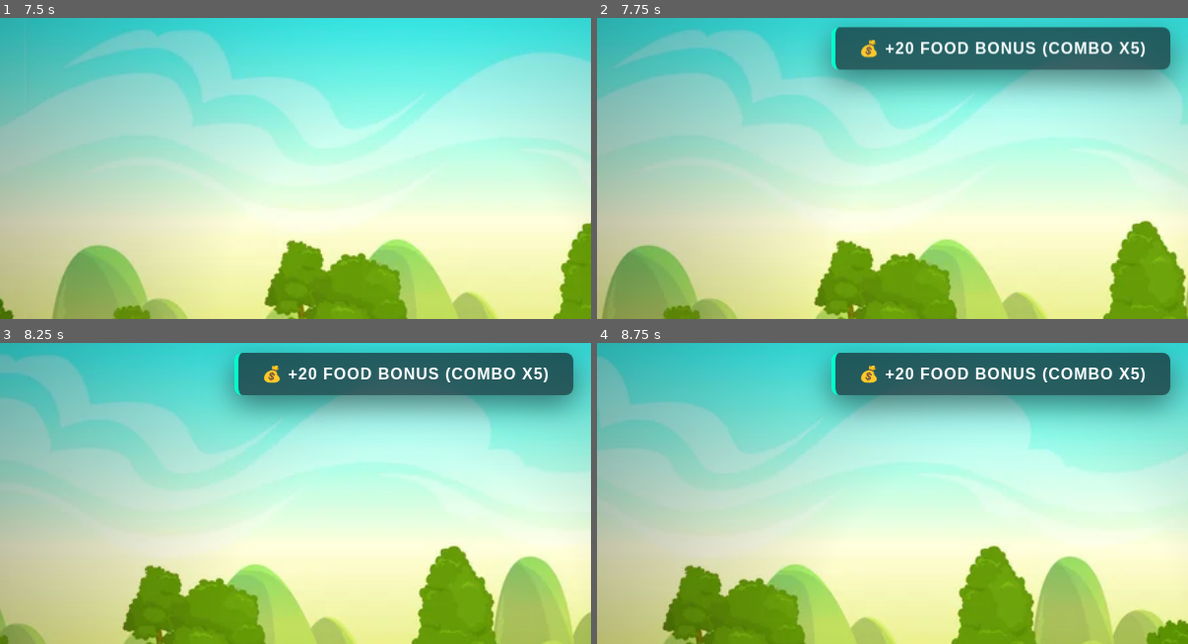
Above: before the commit, frames 1-4 (two rows, left to right).
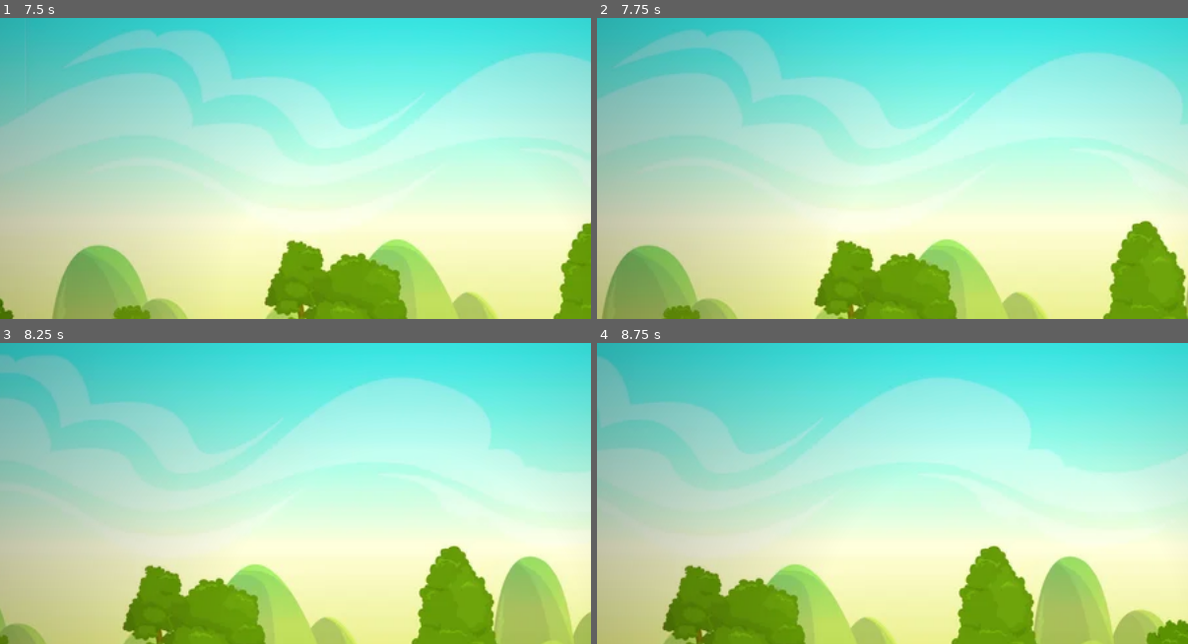
Above: after the commit, the same moments.

Repository: amerika2004/lacoste-runner-v2
Game: browser game, page index.html
Same seed, same stepped clock (60 frames per second), same inputs: the game is played once before the commit and once after it.
Inputs (mouse positions are % of the whole screen's width and height, from its top left):
- Up to frame 1 (7.5 s): click "▶ START ESCAPE" at 0.27 s; hold Right 1.03-1.53 s; click (50, 60) at 1.07 s; tap Space every 0.5 s from 1.1 to 7.1 s; hold Down 1.58-1.85 s; click (30, 40) at 1.67 s; hold Left 1.9-2.47 s; click (70, 35) at 2.27 s; hold Up 2.52-2.82 s; click (65, 70) at 2.87 s; hold Right 2.87-3.53 s; click (25, 75) at 3.47 s; hold Up 3.58-3.82 s; hold Left 3.87-4.3 s; click (50, 30) at 4.07 s; hold Down 4.35-4.68 s; click (80, 55) at 4.67 s; hold Right 4.73-5.23 s; click (20, 50) at 5.27 s; hold Down 5.28-5.55 s; hold Left 5.6-6.17 s; click (40, 84) at 5.87 s; hold Up 6.22-6.52 s; click (60, 16) at 6.47 s; hold Right 6.57-7.23 s; click (50, 60) at 7.07 s; hold Up from 7.28 s (still down)
- Up to frame 2 (7.75 s): release Up at 7.52 s; hold Left from 7.57 s (still down); tap Space at 7.6 s; click (30, 40) at 7.67 s
- Up to frame 3 (8.25 s): release Left at 8 s; hold Down from 8.05 s (still down); tap Space at 8.1 s
- Up to frame 4 (8.75 s): click (70, 35) at 8.27 s; release Down at 8.38 s; hold Right from 8.43 s (still down); tap Space at 8.6 s
The pictures show only the part of the screen within x 16-66%, y 3-53%; the shares and areas given below are measured in that part.

Frame 1 is identical in both runs. In frame 2, 13% of the frame differs, in the area x 38-99%, y 2-25%; in frame 3, 13%; in frame 4, 13%.

Commit message:
Add files via upload

Diff:
--- a/js/pack4.js
+++ b/js/pack4.js
@@ -1212,11 +1212,17 @@
     // ─── TOAST ───
     function Pack4ToastSystem() {
         const [toasts, setToasts] = React.useState([]);
+        const [minorToasts, setMinorToasts] = React.useState([]);
         React.useEffect(() => {
             const listener = (data) => {
                 const id = Date.now() + Math.random();
-                setToasts(prev => [...prev, { id, ...data }]);
-                setTimeout(() => setToasts(prev => prev.filter(t => t.id !== id)), 4000);
+                const text = String(data?.text || '');
+                // Frequent low-priority feedback goes to a discreet side rail.
+                const minor = /food bonus|\+\s*\d+\s*HP|\+HP|food collected/i.test(text);
+                const item = { id, ...data };
+                const setter = minor ? setMinorToasts : setToasts;
+                setter(prev => [...prev, item].slice(minor ? -3 : -2));
+                setTimeout(() => setter(prev => prev.filter(t => t.id !== id)), minor ? 2200 : 3600);
             };
             window.GameEvents.on('pack4_toast', listener);
             return () => {
@@ -1225,10 +1231,14 @@
                 }
             };
         }, []);
-        return React.createElement('div', {
-            className: 'pack3-toast-container', // сохраняем класс для совместимости CSS
-            style: { pointerEvents: 'none' },
-        }, toasts.map(t => React.createElement('div', { key: t.id, className: `pack3-toast ${t.type}` }, t.text)));
+        return React.createElement(React.Fragment, null,
+            React.createElement('div', {
+                className: 'pack3-toast-container', // сохраняем класс для совместимости CSS
+                style: { pointerEvents: 'none' },
+            }, toasts.map(t => React.createElement('div', { key: t.id, className: `pack3-toast ${t.type}` }, t.text))),
+            React.createElement('div', { className: 'pack4-minor-toast-rail', 'aria-live': 'polite' },
+                minorToasts.map(t => React.createElement('div', { key: t.id, className: 'pack4-minor-toast' }, t.text)))
+        );
     }
 
     if (window.PackUIs) window.PackUIs.push(Pack4ToastSystem);
